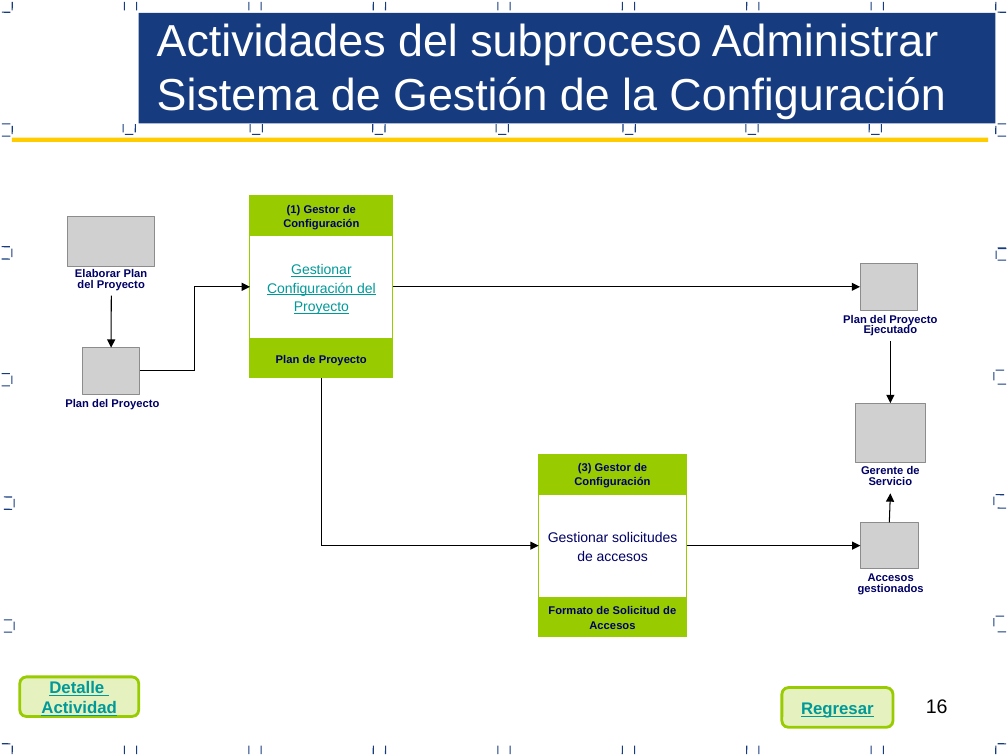
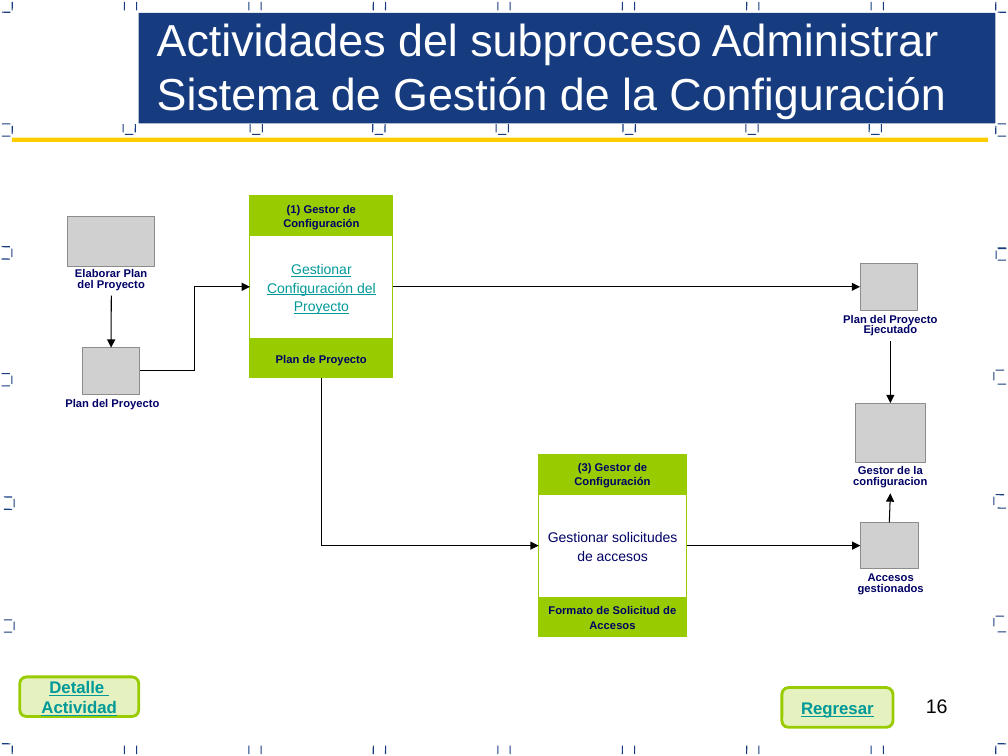
Before and after one commit to Aspersoft/Documentacion, a slide deck: slide 16 of CM/Resolucion/PGC_V 1.0_2017.pptx. Drawn at 1008x756 pixels with LibreOffice and Linux fonts; fonts in the diff are those of the drawing; grey boxes stand for pictures. Boxes give left, top, right and bottom in pixels: in the first picture for what was removed or moved away, otherwise in the second. Text is boxed around its words. In the diff, an @@ line names an element or a change of style, - is before the commit and + after.

```diff
--- a/CM/Resolucion/PGC_V 1.0_2017.pptx
+++ b/CM/Resolucion/PGC_V 1.0_2017.pptx
@@ text at (853,466,927,488): text changed @@
-Gerente de Servicio
+Gestor de la configuracion
```
Also in this commit, not shown: 9 other slides changed.
